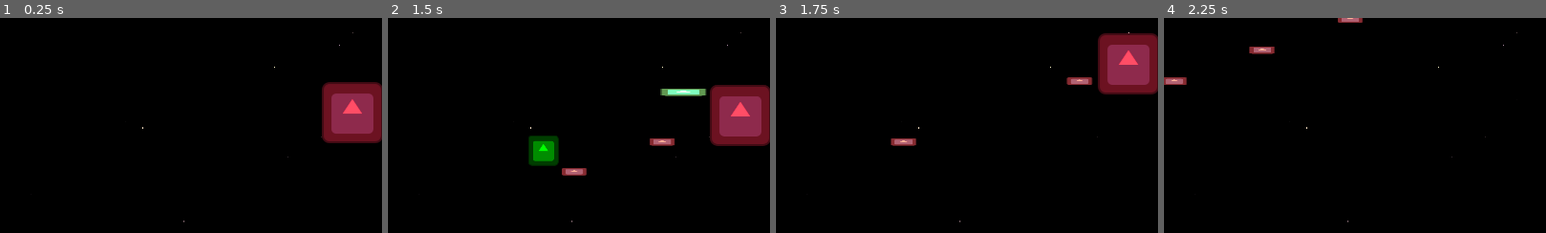
Above: before the commit, frames 1-4 (left to right).
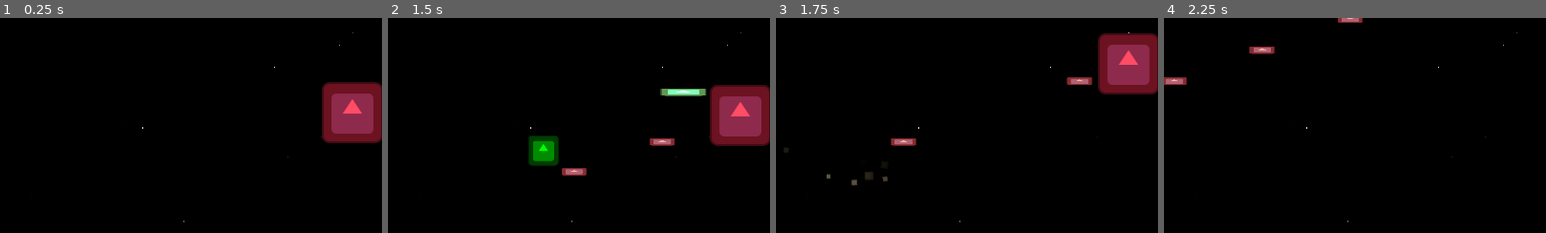
Above: after the commit, the same moments.

Repository: UnPolloLoco/godot-test
Game: Godot game, scene res://amazing_scene.tscn
Same seed, same stepped clock (60 frames per second), same inputs: the game is played once before the commit and once after it. The engine's default icon, where the game draws it, is replaced by a stand-in: a white triangle on a blue panel in a dark square.
Inputs:
- Up to frame 1 (0.25 s): no input
- Up to frame 2 (1.5 s): tap Enter at 0.5 s; hold D (right) 0.53-1.28 s; hold Space (shoot) 0.53-1.28 s; hold S (down) from 1.28 s (still down); tap Space (shoot) at 1.35 s
- Up to frame 3 (1.75 s): keep holding S (down)
- Up to frame 4 (2.25 s): release S (down) at 2.03 s; hold D (right) from 2.03 s (still down); hold Space (shoot) from 2.03 s (still down)
The pictures show only the part of the screen within x 38-88%, y 40-90%; the shares and areas given below are measured in that part.

Frames 1-2 are identical in both runs. In frame 3, 0.2% of the frame differs, in the area x 2-30%, y 60-78%; in frame 4, nothing differs.

Commit message:
Impact particles

Diff:
--- a/amazing_scene.tscn
+++ b/amazing_scene.tscn
@@ -4,6 +4,7 @@
 [ext_resource type="Script" uid="uid://brklegh8dunro" path="res://camera_2d.gd" id="1_cjyop"]
 [ext_resource type="Script" uid="uid://dmfnuye5ydtuj" path="res://player.gd" id="1_gmyh6"]
 [ext_resource type="Shader" uid="uid://bryc1jesnxsj0" path="res://flash.gdshader" id="3_hp7mx"]
+[ext_resource type="PackedScene" uid="uid://lt14al788uit" path="res://hit_particles.tscn" id="3_ok3sf"]
 [ext_resource type="Script" uid="uid://bljvxvt70cepj" path="res://enemy.gd" id="3_tak36"]
 [ext_resource type="Script" uid="uid://33y06bll57yw" path="res://background.gd" id="4_tjgvb"]
 [ext_resource type="Script" uid="uid://dqfnvqjci1i6j" path="res://center_container.gd" id="6_64pp6"]
@@ -53,6 +54,8 @@
 scale = Vector2(0.6, 0.6)
 script = ExtResource("1_gmyh6")
 
+[node name="GPUParticles2D" parent="Player" unique_id=1264631886 instance=ExtResource("3_ok3sf")]
+
 [node name="Sprite2D" type="Sprite2D" parent="Player" unique_id=1090403495]
 material = SubResource("ShaderMaterial_x7b4e")
 texture = ExtResource("1_54c6x")
@@ -64,6 +67,9 @@
 position = Vector2(1090, 338)
 scale = Vector2(1.2, 1.2)
 script = ExtResource("3_tak36")
+
+[node name="GPUParticles2D" parent="Enemy" unique_id=1708376427 instance=ExtResource("3_ok3sf")]
+scale = Vector2(-2, 2)
 
 [node name="Sprite2D" type="Sprite2D" parent="Enemy" unique_id=1110455594]
 material = SubResource("ShaderMaterial_hp7mx")
--- a/enemy.gd
+++ b/enemy.gd
@@ -23,7 +23,7 @@
 	min_y = movement_bound_pad
 	max_y = Global.height - movement_bound_pad
 
-	modulate = Color(2, 0.3, 0.4)
+	$Sprite2D.modulate = Color(2, 0.3, 0.4)
 
 	position = Vector2(
 		Global.width - 300,
@@ -69,7 +69,8 @@
 
 		Global.damage_flash(self)
 		await get_tree().create_timer(Global.FLASH_DURATION).timeout
-		queue_free()
+		#queue_free()
+		$Sprite2D.hide()
 
 func on_damage():
 	Global.damage_flash(self)
--- a/global.gd
+++ b/global.gd
@@ -24,9 +24,13 @@
 
 func damage_flash(target):
 	target.get_node('Sprite2D').material.set_shader_parameter('enabled', true)
+	target.get_node('GPUParticles2D').emitting = true
+
 	await get_tree().create_timer(FLASH_DURATION).timeout
+
 	if is_instance_valid(target):
 		target.get_node('Sprite2D').material.set_shader_parameter('enabled', false)
+		target.get_node('GPUParticles2D').emitting = false
 
 
 func health_bar_flash(target, original_color):
--- /dev/null
+++ b/hit_particles.tscn
@@ -0,0 +1,34 @@
+[gd_scene format=3 uid="uid://lt14al788uit"]
+
+[ext_resource type="Texture2D" uid="uid://c48ny0gh43exb" path="res://icon.svg" id="1_opwag"]
+
+[sub_resource type="Curve" id="Curve_ok3sf"]
+_data = [Vector2(0, 0.97321427), 0.0, 0.0, 0, 0, Vector2(1, 0.008928657), -0.50882715, 0.0, 0, 0]
+point_count = 2
+
+[sub_resource type="CurveTexture" id="CurveTexture_cjyop"]
+curve = SubResource("Curve_ok3sf")
+
+[sub_resource type="ParticleProcessMaterial" id="ParticleProcessMaterial_r0b1r"]
+lifetime_randomness = 0.5
+particle_flag_align_y = true
+particle_flag_disable_z = true
+direction = Vector3(-1, 0, 0)
+spread = 10.0
+initial_velocity_min = 500.0
+initial_velocity_max = 2000.0
+gravity = Vector3(0, 0, 0)
+attractor_interaction_enabled = false
+scale_min = 0.06
+scale_max = 0.17999999
+color = Color(4.6395698, 2.9619844, 1.1687031, 1)
+alpha_curve = SubResource("CurveTexture_cjyop")
+
+[node name="GPUParticles2D" type="GPUParticles2D" unique_id=1264631886]
+z_index = -1
+scale = Vector2(1.6666666, 1.6666666)
+emitting = false
+amount = 100
+texture = ExtResource("1_opwag")
+lifetime = 0.35000000000000003
+process_material = SubResource("ParticleProcessMaterial_r0b1r")
--- a/player.gd
+++ b/player.gd
@@ -20,7 +20,7 @@
 		Global.height / 2
 	)
 
-	modulate = Color(0, 1, 0)
+	$Sprite2D.modulate = Color(0, 1, 0)
 
 
 func _physics_process(delta: float) -> void:
@@ -53,7 +53,8 @@
 
 		Global.damage_flash(self)
 		await get_tree().create_timer(Global.FLASH_DURATION).timeout
-		queue_free()
+		#queue_free()
+		$Sprite2D.hide()
 
 
 func on_damage():
